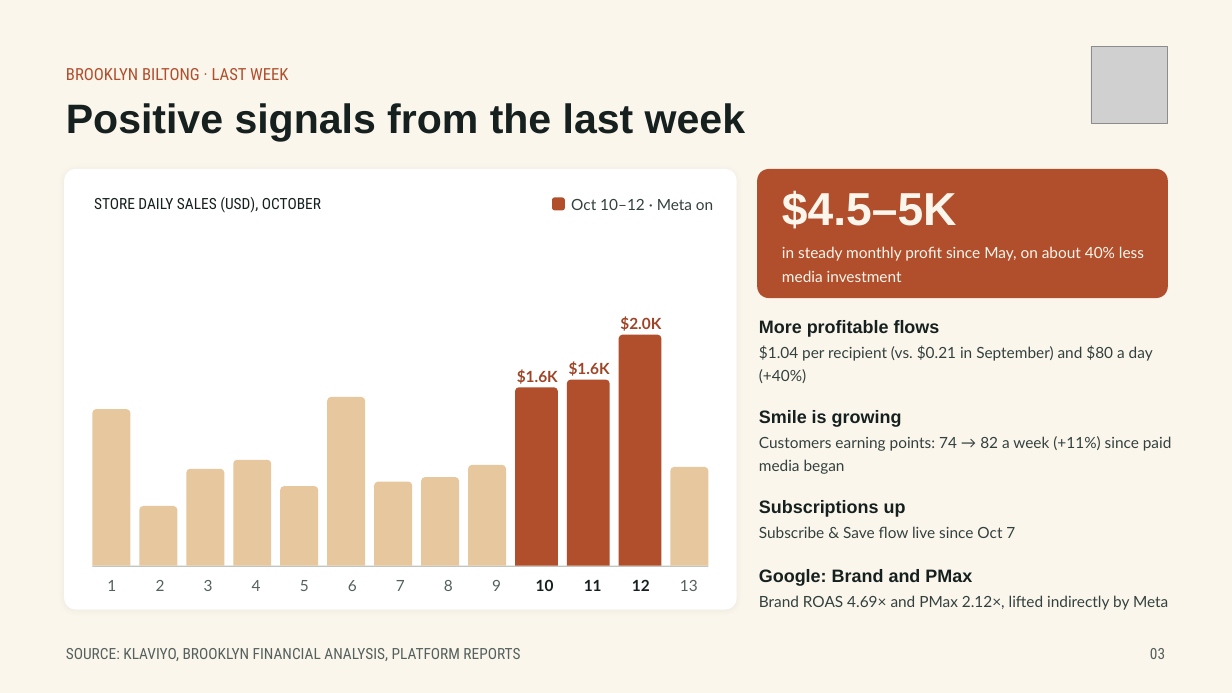
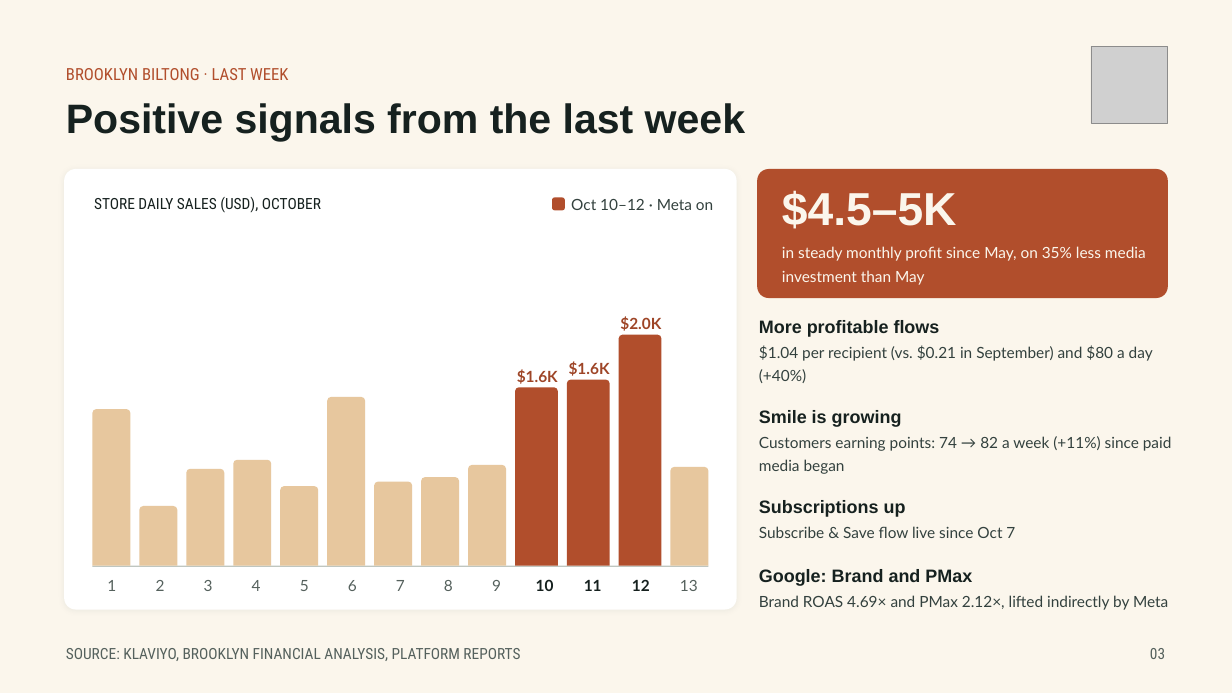
Before and after one commit to YamiCRebold/Stormberg2026, a slide deck: slide 3 of status_ceo/Stormberg Foods_Update October 1-13th_corregido.pptx. Drawn at 1232x693 pixels with LibreOffice and Linux fonts; fonts in the diff are those of the drawing; grey boxes stand for pictures. Boxes give left, top, right and bottom in pixels: in the first picture for what was removed or moved away, otherwise in the second. Text is boxed around its words. In the diff, an @@ line names an element or a change of style, - is before the commit and + after.

```diff
--- a/status_ceo/Stormberg Foods_Update October 1-13th_corregido.pptx
+++ b/status_ceo/Stormberg Foods_Update October 1-13th_corregido.pptx
@@ text at [782, 246, 1146, 285]: text changed @@
-in steady monthly profit since May, on about 40% less media investment
+in steady monthly profit since May, on 35% less media investment than May
```
Also in this commit, not shown: 2 other slides changed.
